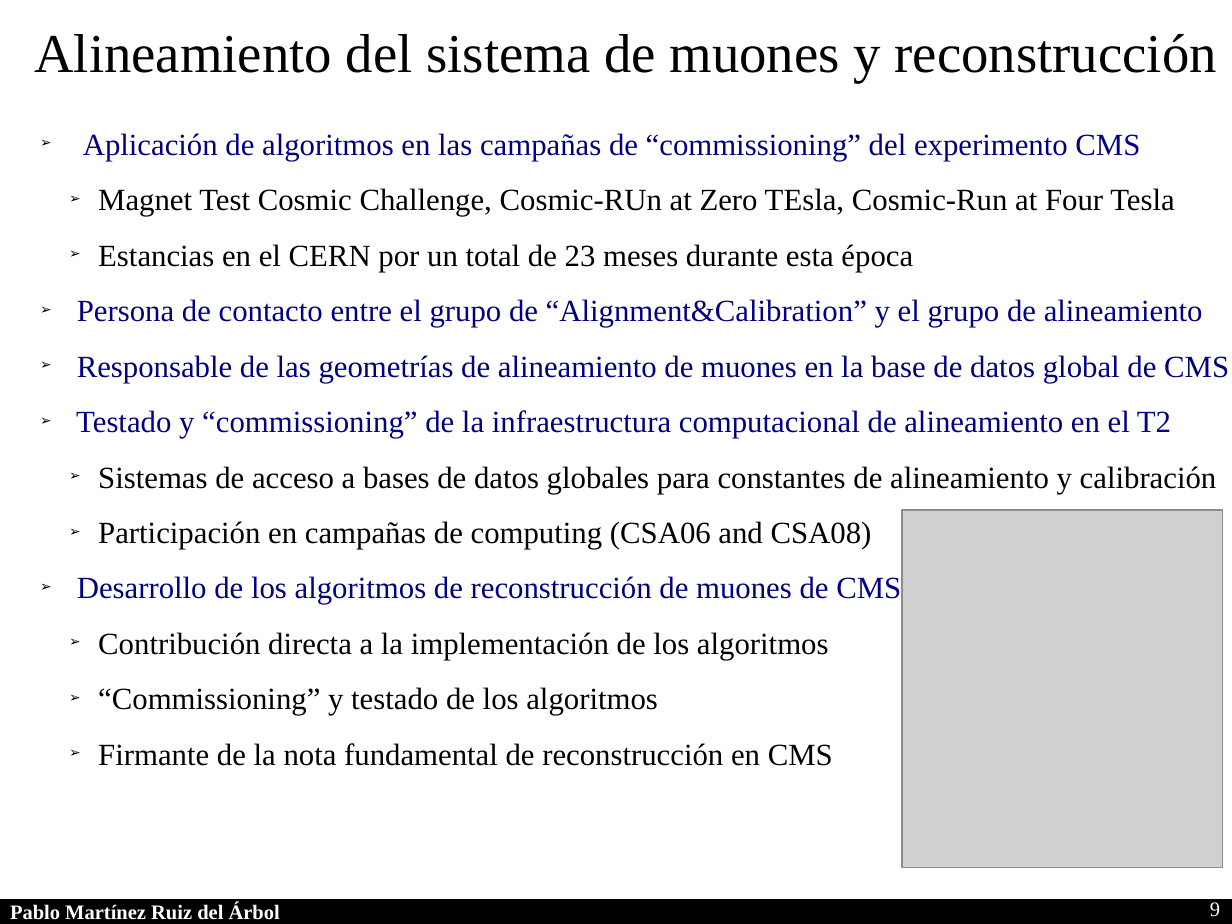
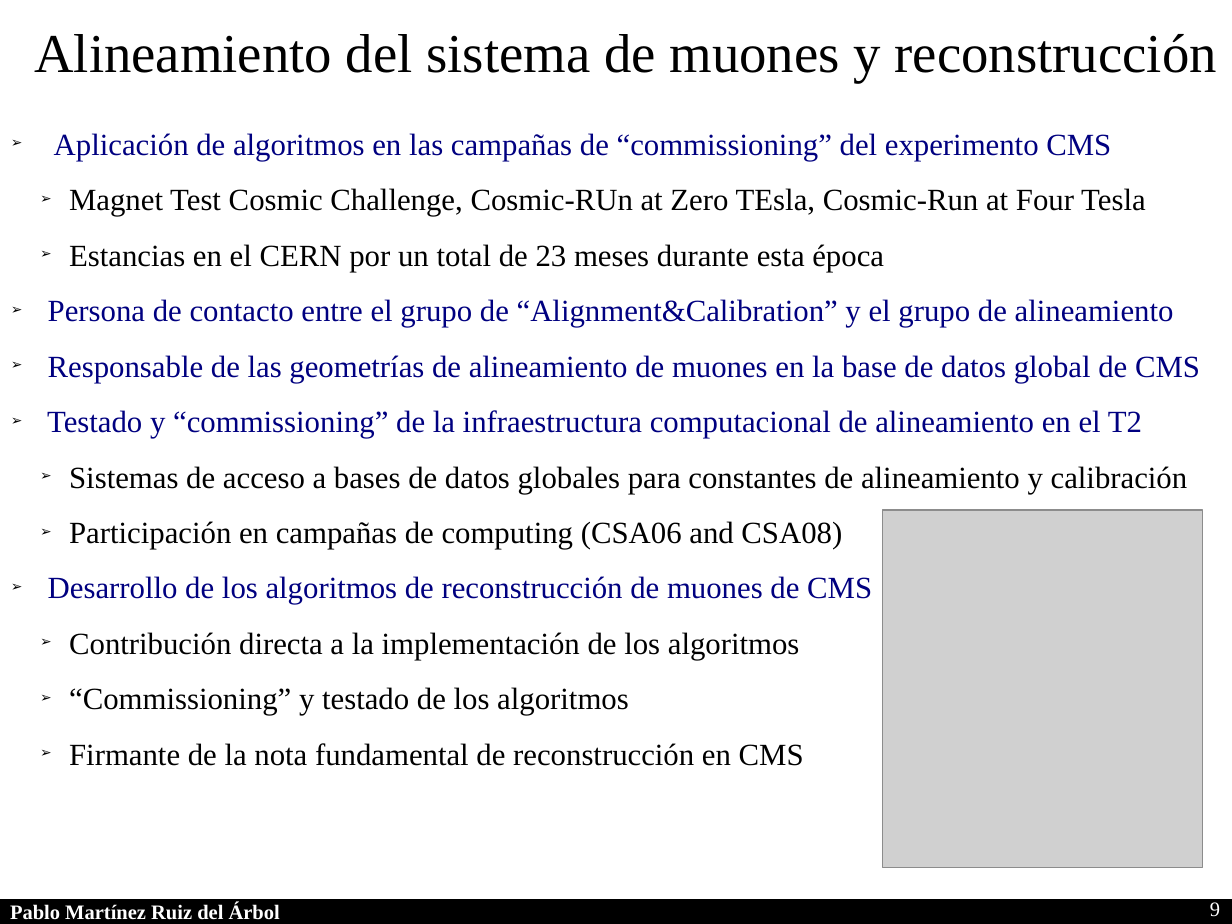
Before and after one commit to parbol/Plaza, a slide deck: slide 9 of Presentacion/Presentacion.odp. Drawn at 1232x924 pixels with LibreOffice and Linux fonts; fonts in the diff are those of the drawing; grey boxes stand for pictures. Boxes give left, top, right and bottom in pixels: in the first picture for what was removed or moved away, otherwise in the second. Text is boxed around its words. In the diff, an @@ line names an element or a change of style, - is before the commit and + after.

```diff
--- a/Presentacion/Presentacion.odp
+++ b/Presentacion/Presentacion.odp
@@ text "Aplicación de algoritmos en las ...": place and size @@
-text "Aplicación de algoritmos en las ..." at bbox=[76, 133, 1229, 715]
+text "Aplicación de algoritmos en las ..." at bbox=[47, 133, 1200, 715]
@@ picture: place and size @@
-picture at bbox=[902, 510, 1222, 867]
+picture at bbox=[882, 510, 1202, 867]
```
Also in this commit, not shown: 5 other slides changed, 7 slides added, 2 slides removed.
